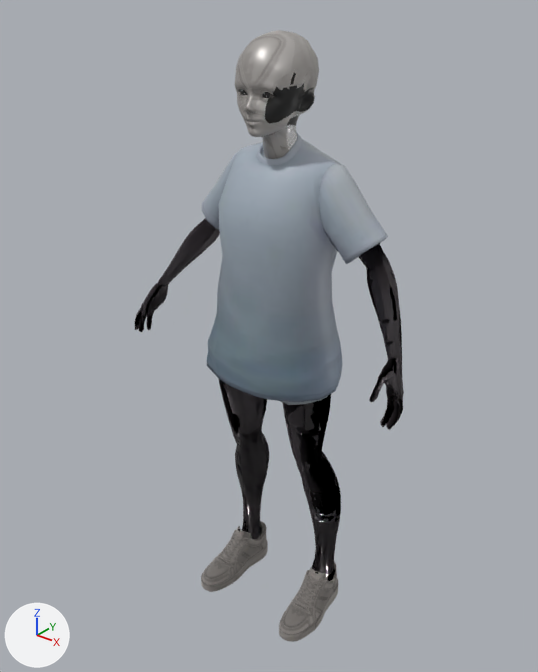
The glTF model games/amsterdam-coffeeshop/models/alien.glb, before and after one commit.
Camera for both pictures: a 50 mm camera at (1.197, -1.559, 1.891) aimed at (-0.028, -0.028, 0.941). Every picture has the same lights, and +X, +Y and +Z are marked at lower left. The older version comes first.
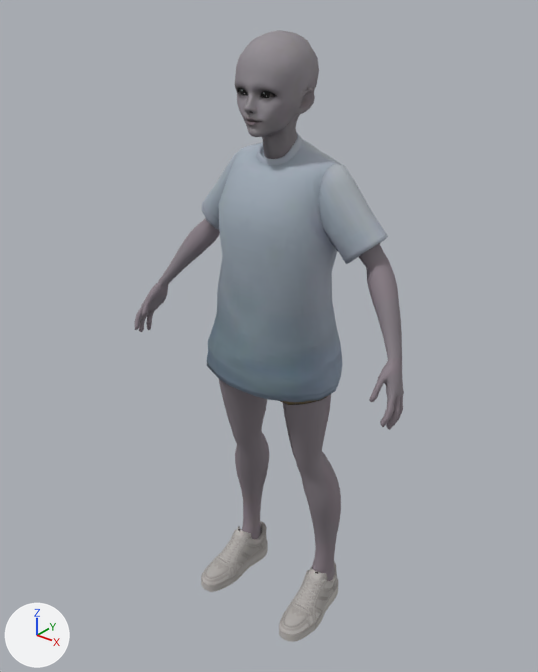
Changed parts and their boxes [x1, y1, x2, y2] in the pictures (538 x 672 px):
'Object_11', surface changed (black to grey): [134, 218, 404, 581] in both
'Object_13', surface changed: [235, 30, 319, 159] in both
'Object_17', surface changed (lighter): [201, 521, 338, 642] in both
'Object_15', surface changed: [280, 396, 328, 405] in both

What changed in the scene script:
```text
Change img_image_2:
    img_image_2: load_image('Image_2', '_unpacked/Image_2', 1024, 1024, 'Non-Color') -> load_image('Image_2', '_unpacked/Image_2', 512, 512, 'sRGB')
Change mat_wolf3d_body:
    remove # nodes: BsdfPrincipled, Math x2, NormalMap, OutputMaterial, SeparateColor, TexImage x3
    nodes: BsdfPrincipled, OutputMaterial, TexImage
    remove # uses the picture img_image_2
    remove # uses the picture img_image_3
Change mat_wolf3d_skin:
    remove # nodes: BsdfPrincipled, Math x2, OutputMaterial, SeparateColor, TexImage x2
    nodes: BsdfPrincipled, OutputMaterial, TexImage
    remove # uses the picture img_image_4
Change mat_wolf3d_outfit_footwear:
    remove # nodes: BsdfPrincipled, NormalMap, OutputMaterial, SeparateColor, TexImage x3
    remove # uses the picture img_image_10
    remove # uses the picture img_image_8
    remove # uses the picture img_image_9
    nodes: BsdfPrincipled, OutputMaterial, TexImage
    uses the picture img_image_4
```
